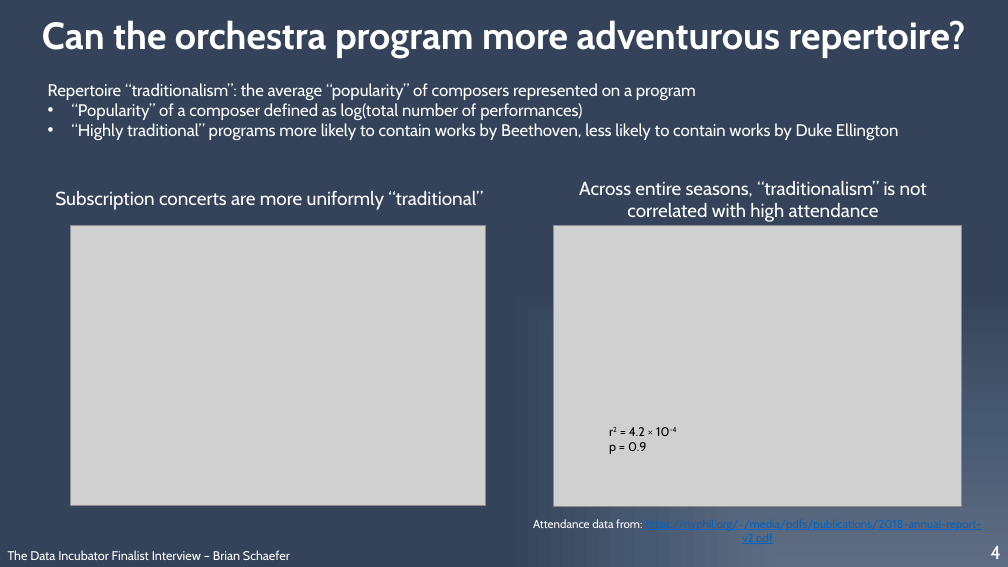
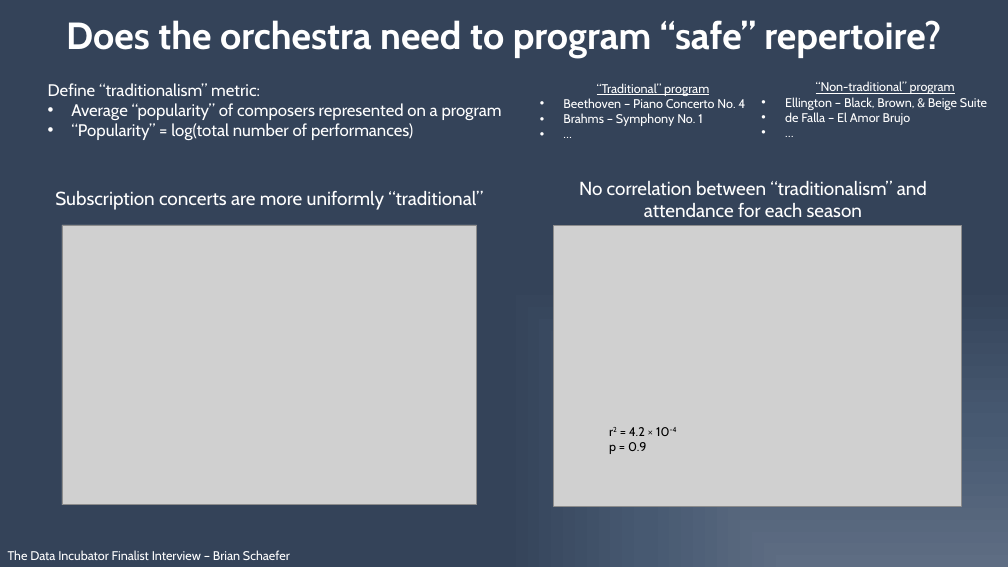
Before and after one commit to physinet/NY-Phil-EDA, a slide deck: slide 3 of interview_pitch.pptx (slide 4 before the commit). Drawn at 1008x567 pixels with LibreOffice and Linux fonts; fonts in the diff are those of the drawing; grey boxes stand for pictures. Boxes give left, top, right and bottom in pixels: in the first picture for what was removed or moved away, otherwise in the second. Text is boxed around its words. In the diff, an @@ line names an element or a change of style, - is before the commit and + after.

```diff
--- a/interview_pitch.pptx
+++ b/interview_pitch.pptx
@@ title at (66,20,941,58): text changed @@
-Can the orchestra program more adventurous repertoire?
+Does the orchestra need to program “safe” repertoire?
@@ text at (48,83,502,140): text changed @@
-Repertoire “traditionalism”: the average “popularity” of composers represented on a program
-• “Popularity” of a composer defined as log(total number of performances)
-• “Highly traditional” programs more likely to contain works by Beethoven, less likely to contain works by Duke Ellington
+Define “traditionalism” metric:
+• Average “popularity” of composers represented on a program
+• “Popularity” = log(total number of performances)
@@ text added at (563,83,745,126), 12 pt, text #FFFFFF @@
+“Traditional” program
+• Beethoven – Piano Concerto No. 4
+• Brahms – Symphony No. 1
+• …
@@ text added at (785,81,987,125), 12 pt, text #FFFFFF @@
+“Non-traditional” program
+• Ellington – Black, Brown, & Beige Suite
+• de Falla – El Amor Brujo
+• …
@@ text at (579,181,927,217): text changed @@
-Across entire seasons, “traditionalism” is not correlated with high attendance
+No correlation between “traditionalism” and attendance for each season
@@ picture: place and size @@
-picture at (71,226,486,506)
+picture at (62,225,477,505)
@@ text removed at (533,519,642,528) @@
-Attendance data from: https://nyphil.org/~/media/pdfs/publications/2018-annual-report-v2.pdf
@@ text removed at (990,546,1001,559) @@
-4
```
Also in this commit, not shown: 2 other slides changed, 1 slide removed, 2 other files.
